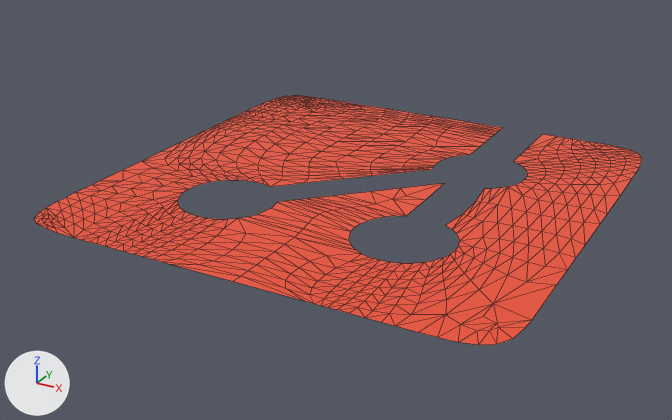
Two versions of the glTF model public/models/techstack/git.glb, one commit apart.
One viewpoint serves both versions: a 50 mm lens placed at (2.97, -5.81, 2.64), pointed at (-0.11, -0.2, -0.17). The lights are fixed; the arrows at lower left show +X, +Y and +Z. Mesh edges are drawn as thin lines. Vertices at the same position are counted once.

Script lines for the objects in view, before the commit:
```python
me_plane_002 = bpy.data.meshes.new('Plane.002')
me_plane_002.from_pydata(...)  # 833 vertices, 1442 faces; spans x -1.76..1.76, y -1.76..1.76, z 0.0
me_plane_002.materials.append(mat_material_004)  # red #f05133
ob_git = bpy.data.objects.new('git', me_plane_002)
ob_git.location = (0.0, 0.0, 0.0)
```
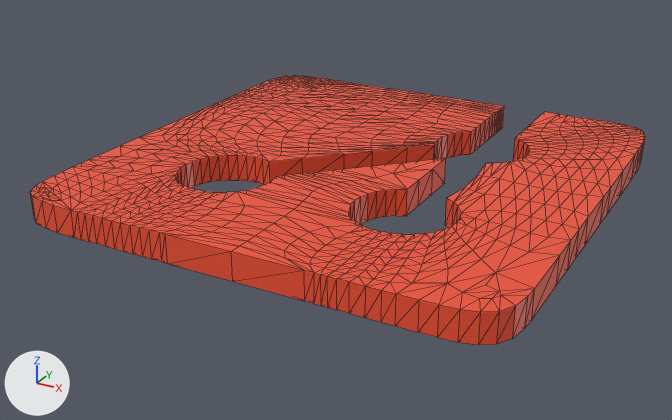
Commit message: astronaut movement update

Where the change shows, as pixel boxes [x1, y1, x2, y2] in the pictures (672 x 420 px):
```json
{"object": "git", "change": "reshaped", "before": [34, 96, 642, 345], "after": [30, 76, 645, 345], "on screen": "8% taller"}
{"part": 1, "of": "me_plane_002", "change": "built on", "before": [394, 184, 443, 206], "after": [30, 76, 645, 345]}
```

Edits to the scene script, one JSON object a line:
```json
{"block": "me_plane_002", "where": "# used by ob_git; location = (0.0, 0.0, 0.0)"}
{"op": "remove", "block": "me_plane_002", "code": "me_plane_002.from_pydata(...)  # 833 vertices, 1442 faces; spans x -1.76..1.76, y -1.76..1.76, z 0.0"}
{"op": "add", "block": "me_plane_002", "code": "me_plane_002.from_pydata(...)  # 1666 vertices, 3328 faces; spans x -1.76..1.76, y -1.76..1.76, z 0.0..0.2"}
{"block": "me_plane_002", "change": "me_plane_002 part 1: 1 vertex moved from x 0.55, y -0.05, z 0.0 to x 0.55, y 0.06, z 0.0; 833 vertices added at x -1.76..1.76, y -1.76..1.76, z 0.2"}
```
